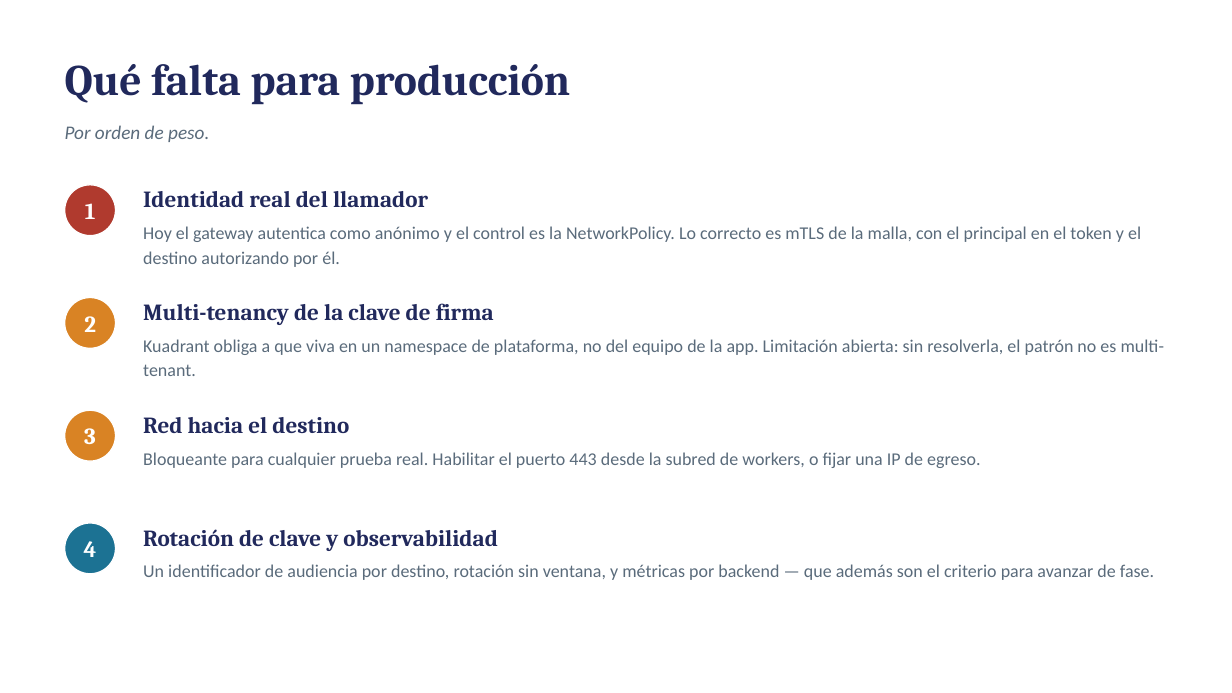
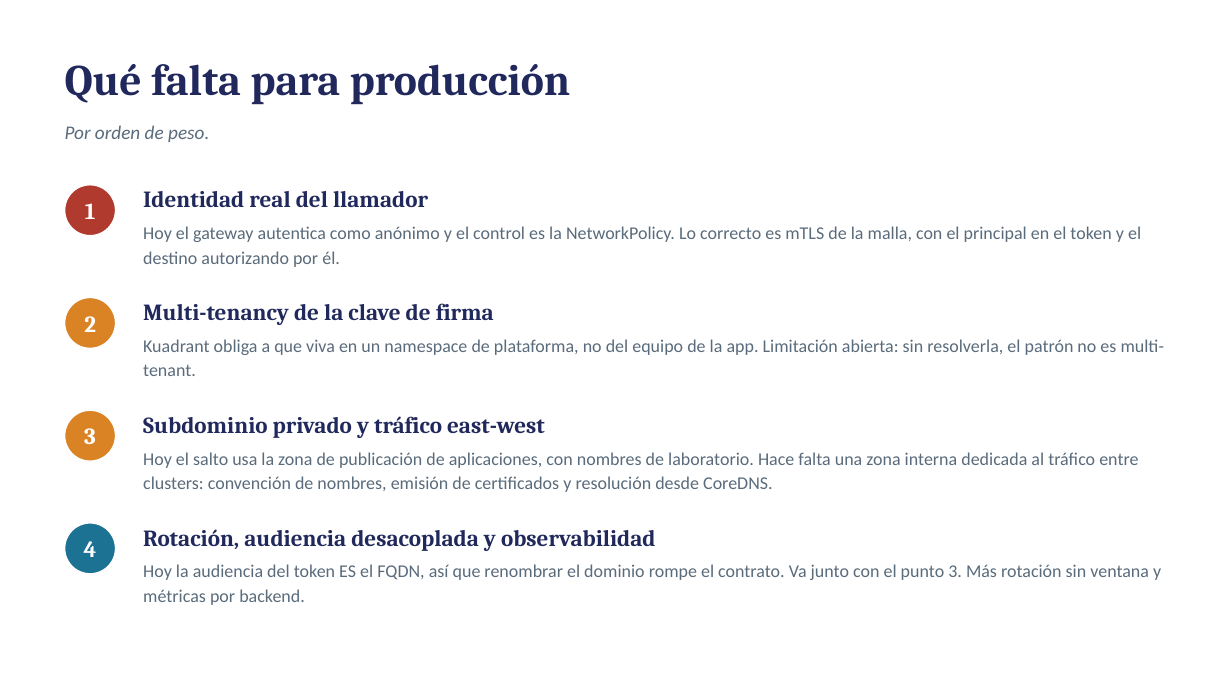
Before and after one commit to ferluko/bgal-kuadrant, a slide deck: slide 10 of poc-egress-kuadrant/poc-egreso-kuadrant-tecnica-2026-08.pptx. Drawn at 1232x693 pixels with LibreOffice and Linux fonts; fonts in the diff are those of the drawing. Boxes give left, top, right and bottom in pixels: in the first picture for what was removed or moved away, otherwise in the second. Text is boxed around its words. In the diff, an @@ line names an element or a change of style, - is before the commit and + after.

Commit message:
Revise egress documentation and scripts to enhance clarity on multi-cluster connectivity. Updated `decks.js` to reflect new findings on private subdomains and east-west traffic strategies. Enhanced `README.md` with details on OpenShift cluster destinations and their implications. Modified `run-escenarios.sh` to support testing against real OpenShift destinations, improving scenario reliability. Updated `RESUMEN.md` to summarize key changes and strategies for token audience management.

```diff
--- a/poc-egress-kuadrant/poc-egreso-kuadrant-tecnica-2026-08.pptx
+++ b/poc-egress-kuadrant/poc-egreso-kuadrant-tecnica-2026-08.pptx
@@ text at <box>143,416,545,438</box>: text changed @@
-Red hacia el destino
+Subdominio privado y tráfico east-west
@@ text at <box>143,452,1138,492</box>: text changed @@
-Bloqueante para cualquier prueba real. Habilitar el puerto 443 desde la subred de workers, o fijar una IP de egreso.
+Hoy el salto usa la zona de publicación de aplicaciones, con nombres de laboratorio. Hace falta una zona interna dedicada al tráfico entre clusters: convención de nombres, emisión de certificados y resolución desde CoreDNS.
@@ text at <box>143,529,655,551</box>: text changed @@
-Rotación de clave y observabilidad
+Rotación, audiencia desacoplada y observabilidad
@@ text at <box>143,564,1161,605</box>: text changed @@
-Un identificador de audiencia por destino, rotación sin ventana, y métricas por backend — que además son el criterio para avanzar de fase.
+Hoy la audiencia del token ES el FQDN, así que renombrar el dominio rompe el contrato. Va junto con el punto 3. Más rotación sin ventana y métricas por backend.
```
Also in this commit, not shown: 14 other files.
